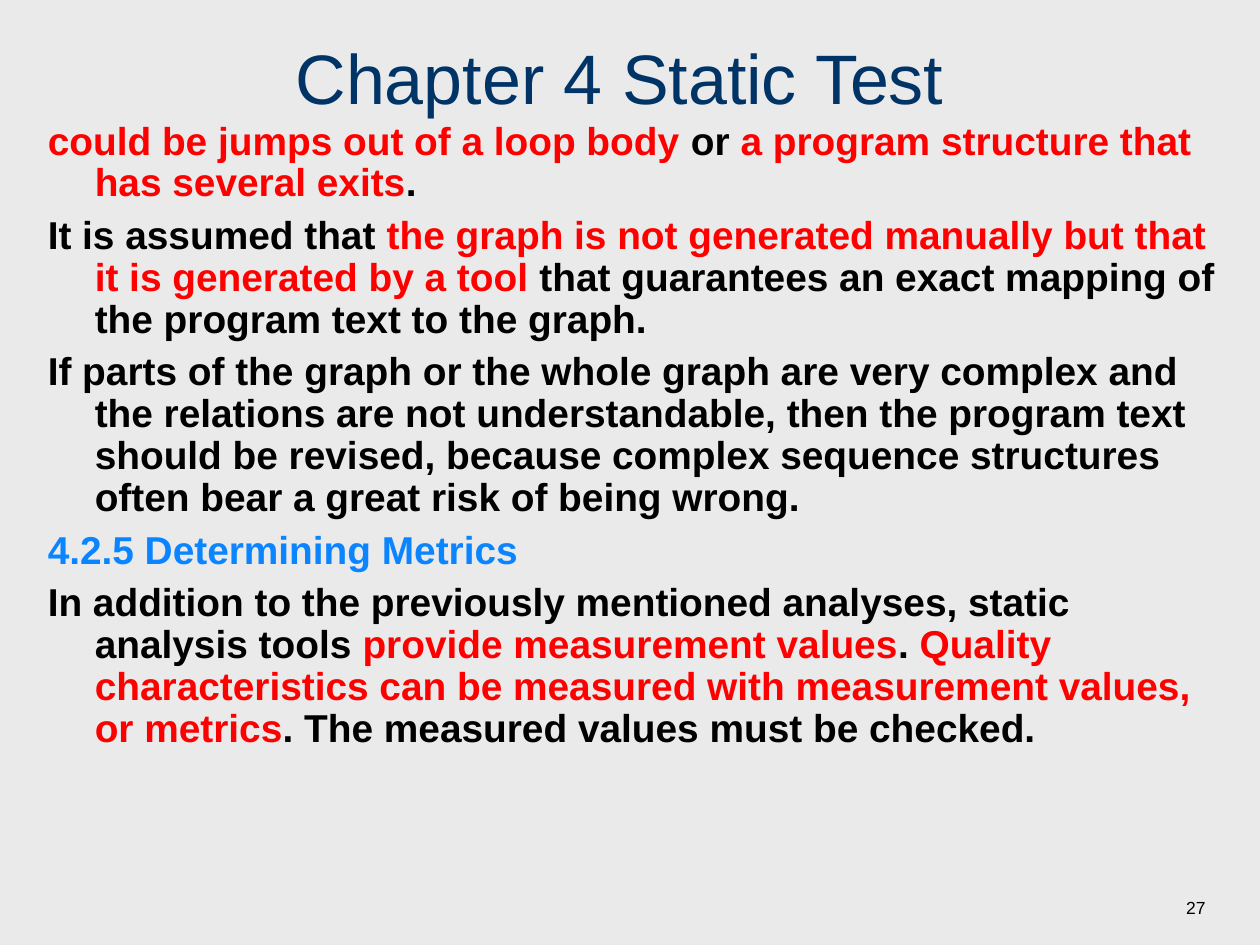
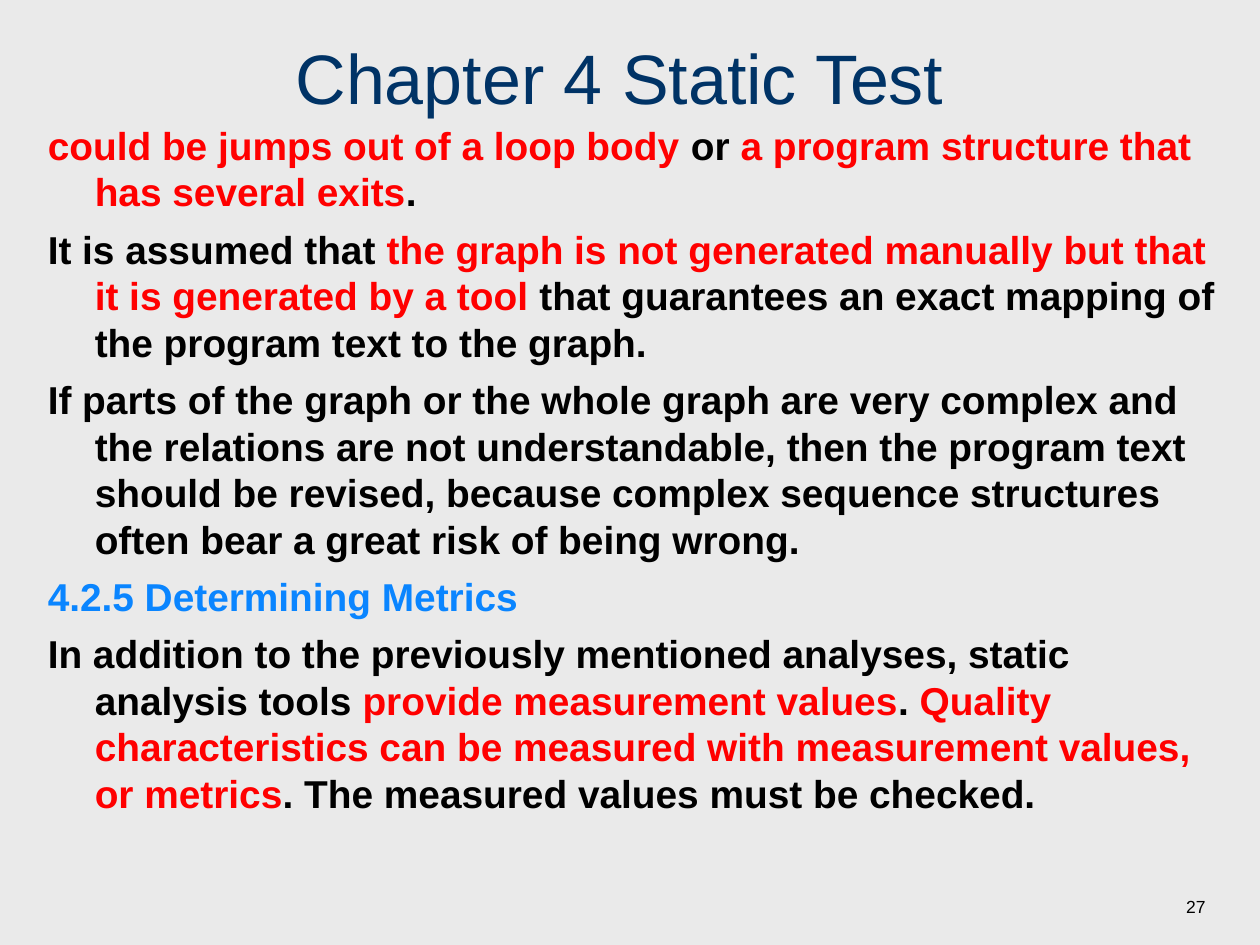
Before and after one commit to wu-hao-ze/All-assignments-and-projects-for-software-engineering-courses-at-Tongji-University, a slide deck: slide 27 of 软件测试/课件/Chapter 4 Static Test.ppt. Drawn at 1260x945 pixels with LibreOffice and Linux fonts; fonts in the diff are those of the drawing. Boxes give left, top, right and bottom in pixels: in the first picture for what was removed or moved away, otherwise in the second. Text is boxed around its words. In the diff, an @@ line names an element or a change of style, - is before the commit and + after.

```diff
--- a/软件测试/课件/Chapter 4 Static Test.ppt
+++ b/软件测试/课件/Chapter 4 Static Test.ppt
@@ text "could be jumps out of ..." at (48, 132, 1215, 809): line spacing 0.9 to 1 @@
```
Also in this commit, not shown: 14 other slides changed, 27 other files.
